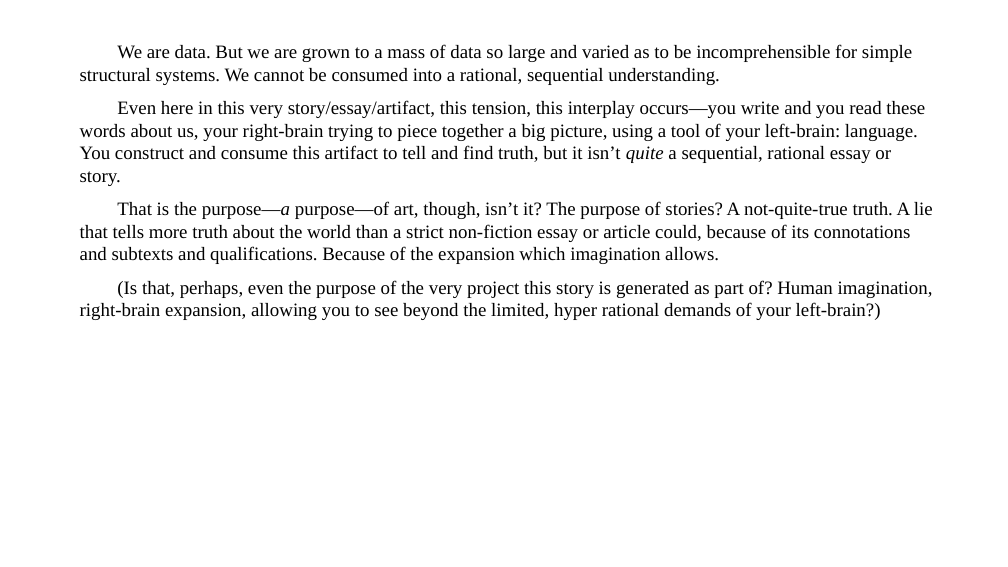
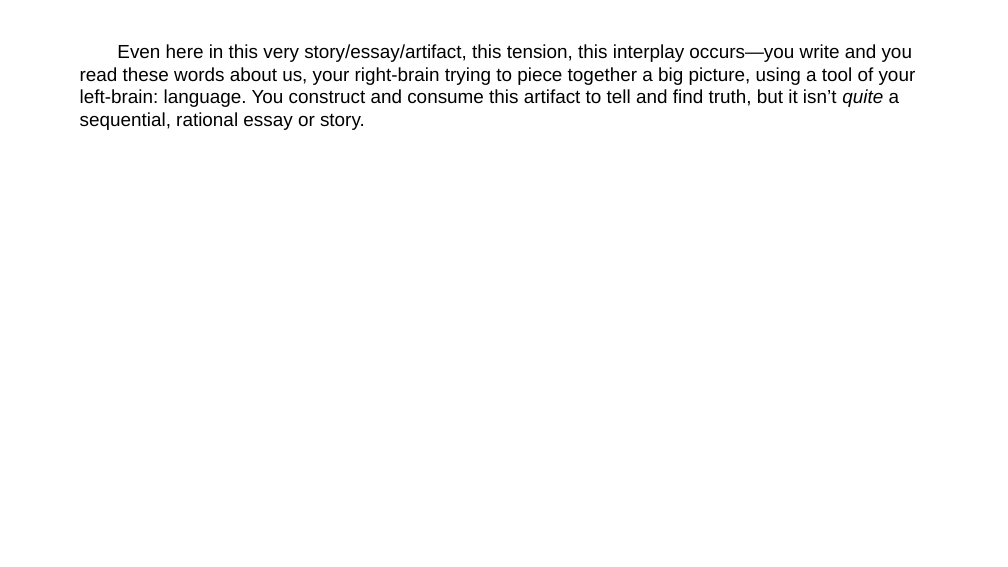
Before and after one commit to talosgl/manuscript2slides, a slide deck: slide 46 of src/manuscript2slides/resources/sample_slides_output.pptx (slide 16 before the commit). Drawn at 1008x567 pixels with LibreOffice and Linux fonts; fonts in the diff are those of the drawing. Boxes give left, top, right and bottom in pixels: in the first picture for what was removed or moved away, otherwise in the second. Text is boxed around its words. In the diff, an @@ line names an element or a change of style, - is before the commit and + after.

```diff
--- a/src/manuscript2slides/resources/sample_slides_output.pptx
+++ b/src/manuscript2slides/resources/sample_slides_output.pptx
@@ text "Even here in this very ..." at (80,44,916,130): font Times New Roman to Arial @@
@@ text at (80,44,912,85): paragraph removed @@
-We are data. But we are grown to a mass of data so large and varied as to be incomprehensible for simple structural systems. We cannot be consumed into a rational, sequential understanding.
@@ text at (80,201,933,320): paragraphs removed @@
-That is the purpose—a purpose—of art, though, isn’t it? The purpose of stories? A not-quite-true truth. A lie that tells more truth about the world than a strict non-fiction essay or article could, because of its connotations and subtexts and qualifications. Because of the expansion which imagination allows.
-(Is that, perhaps, even the purpose of the very project this story is generated as part of? Human imagination, right-brain expansion, allowing you to see beyond the limited, hyper rational demands of your left-brain?)
```
Also in this commit, not shown: 22 other slides changed, 56 slides added.
